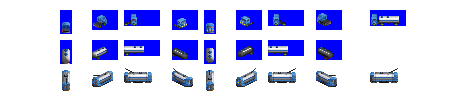
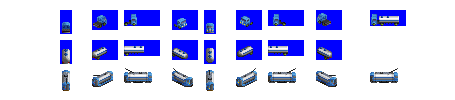
The second 455 × 100 image is a revision of the first. Changes to its layers:
painted on "trailer" over [62, 22, 333, 59]
